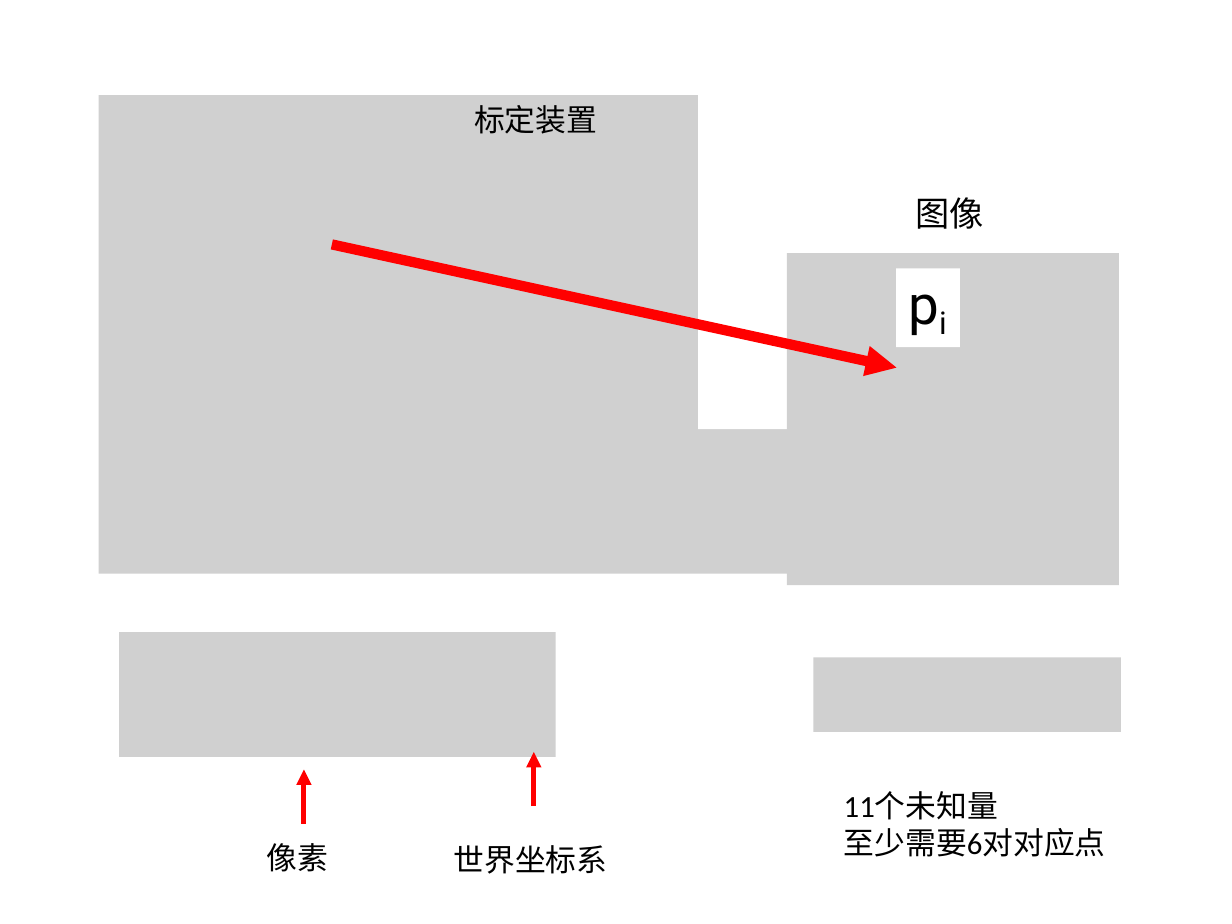
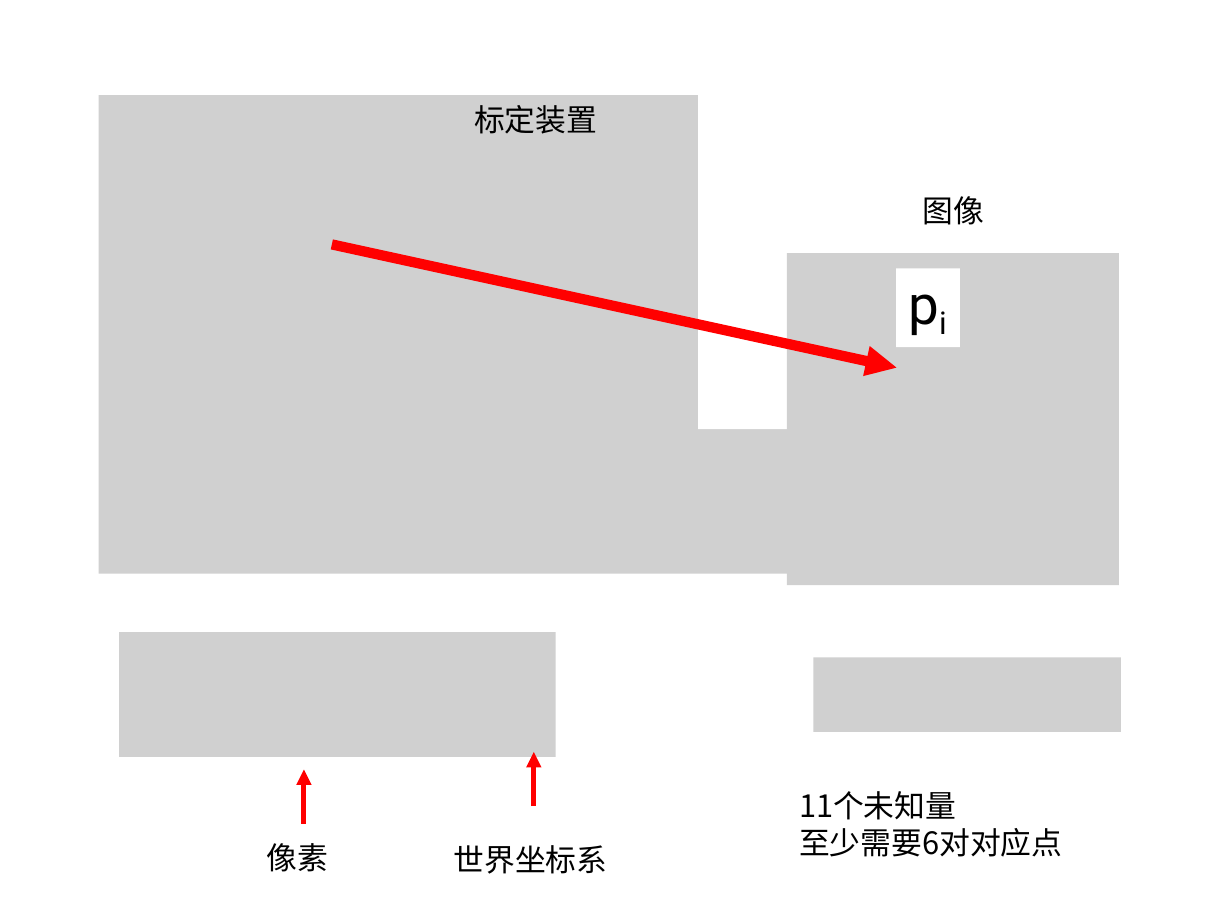
Before and after one commit to evenhax/translation_and_refining_for_cs231a, a slide deck: slide 4 of PPT231a_trans_and_refine/中文矫正版/lecture4_single_view_metrology .pptx. Drawn at 1232x924 pixels with LibreOffice and Linux fonts; fonts in the diff are those of the drawing; grey boxes stand for pictures; background and template pictures are left out. Boxes give left, top, right and bottom in pixels: in the first picture for what was removed or moved away, otherwise in the second. Text is boxed around its words. In the diff, an @@ line names an element or a change of style, - is before the commit and + after.

```diff
--- a/PPT231a_trans_and_refine/中文矫正版/lecture4_single_view_metrology .pptx
+++ b/PPT231a_trans_and_refine/中文矫正版/lecture4_single_view_metrology .pptx
@@ text "图像" at [923,196,985,225]: size 20 to 18 pt, font Roboto to Noto Sans CJK SC @@
@@ text "11个未知量": place and size @@
-text "11个未知量" at [844,791,1106,857]
+text "11个未知量" at [799,791,1062,857]
@@ text "11个未知量" at [799,791,1062,857]: font Calibri to Noto Sans CJK SC @@
```
Also in this commit, not shown: 14 other slides changed, 2 slides removed, 5 other files.
